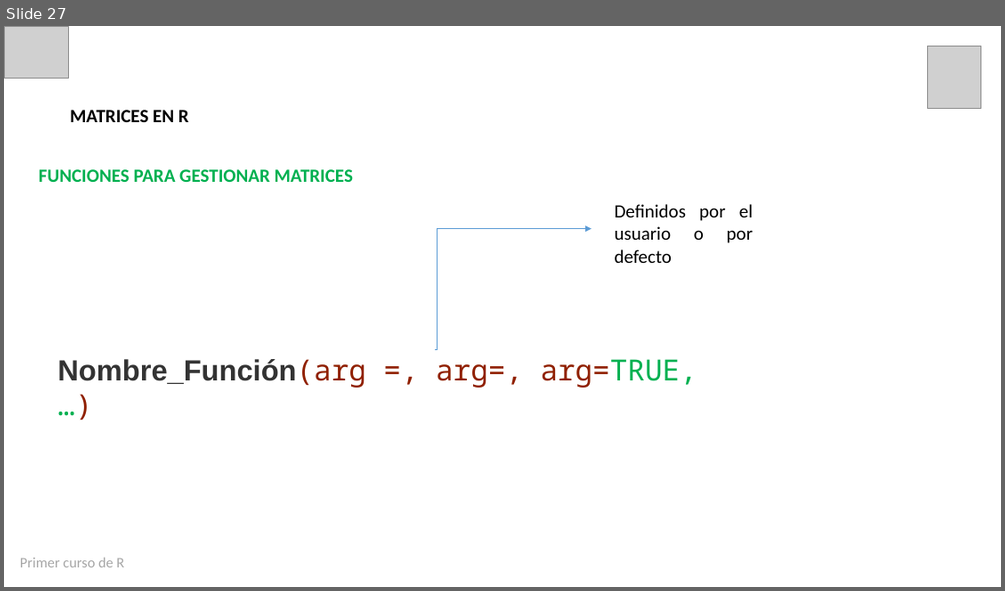
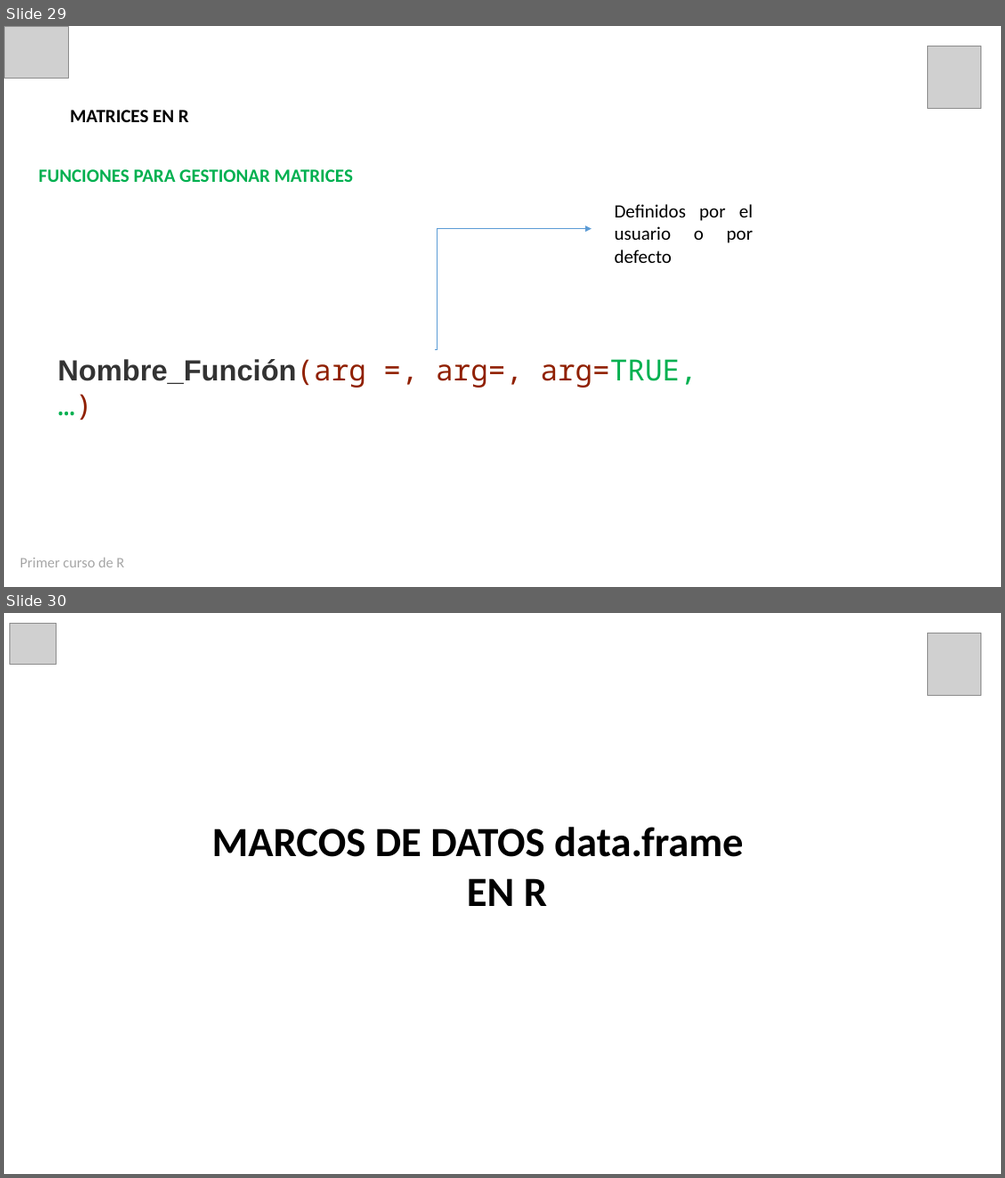
Before and after one commit to estadisticaun/Rbasico, a slide deck: Presentaciones/Presentación Sesión 3 21-08-2020.pptx. Shown one above the other, each under a label of ours: slide 27 before the commit, slides 29 and 30 after it. The pictures are 1005x591 and 1005x1178 pixels, drawn with LibreOffice and Linux fonts; fonts in the diff are those of the drawing; grey boxes stand for pictures. Boxes give left, top, right and bottom in pixels: in the first picture for what was removed or moved away, otherwise in the second. Text is boxed around its words. In the diff, an @@ line names an element or a change of style, - is before the commit and + after.

```diff
--- a/Presentaciones/Presentación Sesión 3 21-08-2020.pptx
+++ b/Presentaciones/Presentación Sesión 3 21-08-2020.pptx
@@ slide 30 added at (4, 613, 1001, 1174), background #FFFFFF @@
@@ picture added at (9, 623, 57, 664) @@
@@ picture added at (928, 633, 981, 695) @@
@@ text added at (212, 827, 744, 906), 40 pt, text #000000, bold @@
+MARCOS DE DATOS data.frame
+EN R
@@ what was slide 27 is now slide 29 @@
```
Also in this commit, not shown: 12 slides changed, 16 other slides added, 21 other files.
